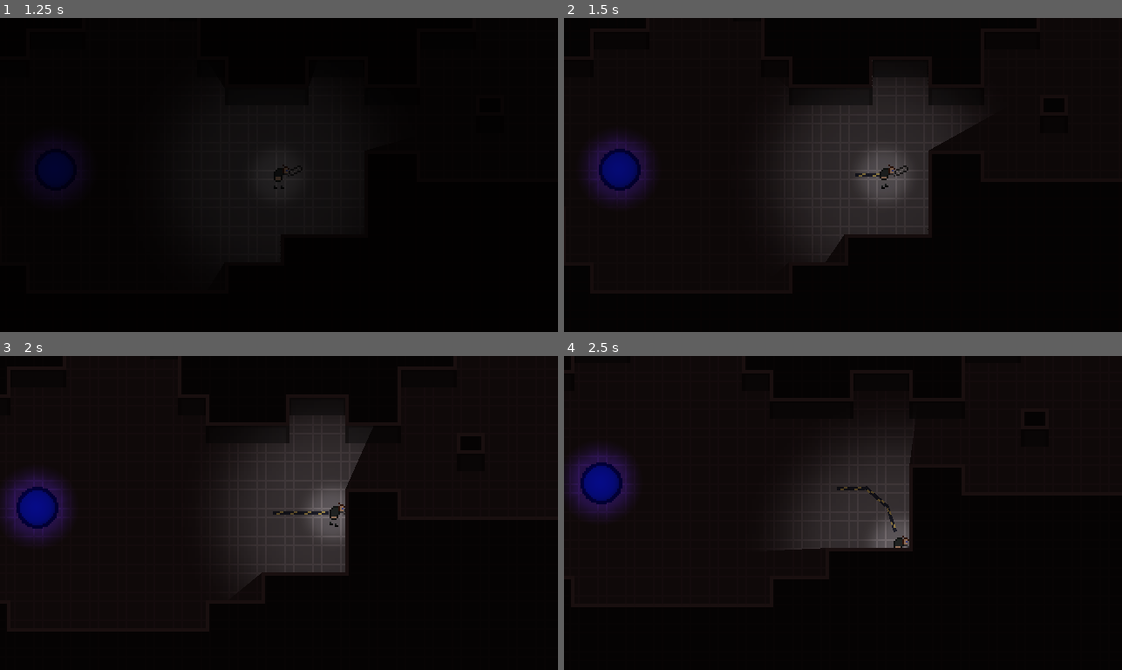
Above: before the commit, frames 1-4 (two rows, left to right).
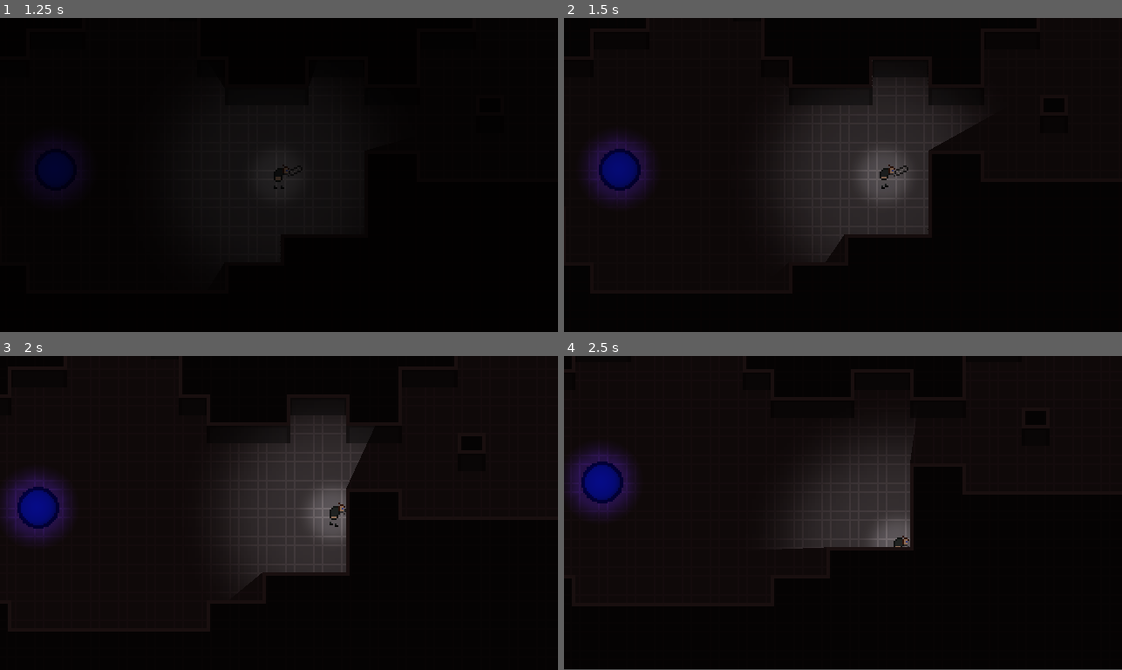
Above: after the commit, the same moments.

Repository: Evanaellio/ludumdare46
Game: Godot game, scene res://Game/Game.tscn
The game is run twice, just before and just after one commit, with the same random seed, the same clock (stepped at 60 frames per second) and the same inputs. The engine's default icon, where the game draws it, is replaced by a stand-in: a white triangle on a blue panel in a dark square.
Inputs:
- Up to frame 1 (1.25 s): click "New game" at 0.5 s
- Up to frame 2 (1.5 s): tap Enter at 1.25 s; hold D (Right) from 1.28 s (still down); tap E (Use) at 1.35 s
- Up to frame 3 (2 s): keep holding D (Right)
- Up to frame 4 (2.5 s): release D (Right) at 2.03 s; hold S (Down) from 2.03 s (still down); tap Space (Attack) at 2.1 s; tap E (Use) at 2.3 s

Frame 1 is identical in both runs. In frame 2, less than 0.1% of the frame differs, in the area x 52-57%, y 49-51%; in frame 3, 0.3%; in frame 4, 0.7%, in the area x 0-100%, y 32-100%.
Error in both runs: Trying to assign value of type 'AudioStreamPlayer2D' to a variable of type 'AudioStreamPlayer'. (res://Prefabs/player/Keyboard.gd:7)

Commit message:
Connexion cables entre tourelles et pc

Diff:
--- a/Prefabs/Cable/Cable.gd
+++ b/Prefabs/Cable/Cable.gd
@@ -38,7 +38,12 @@
 	position = origin
 	building = true
 
-func end_cable():
+func end_cable(end_target):
+	var segment = segment_prefab.instance()
+	var dist_vec = player.position - (position + pending_segment.position)
+	segment.set_position(pending_segment.position + dist_vec.normalized() * 16)
+	add_child(segment)
+	segment.look_at(end_target)
 	building = false
 
 func next_segment(new_position: Vector2):
--- a/Prefabs/player/Player.gd
+++ b/Prefabs/player/Player.gd
@@ -9,6 +9,8 @@
 
 var current_cable: Cable = null
 var cable_prefab = load("res://Prefabs/Cable/Cable.tscn")
+
+var in_range_items: Array
 
 # Called when the node enters the scene tree for the first time.
 func _ready():
@@ -33,13 +35,32 @@
 		animation.play("idle")
 
 	if Input.is_action_just_pressed("Use"):
-		if current_cable == null:
-			current_cable = cable_prefab.instance()
-			current_cable.start_cable(position)
-			get_parent().add_child(current_cable)
-		else:
-			current_cable.end_cable()
-			current_cable = null
+		useItem()
 
 func _physics_process(delta):
 	move_and_collide(dir * 2)
+
+func _on_UseRangeDetection_body_entered(body):
+	if body is tourelle or body is ordiMere:
+		in_range_items.push_back(body)
+
+func _on_UseRangeDetection_body_exited(body):
+	if body is tourelle or body is ordiMere:
+		var id = in_range_items.find(body)
+		if id > -1:
+			in_range_items.remove(id)
+
+func useItem():
+	if in_range_items.size() == 0:
+		pass
+
+	var target = in_range_items.front()
+
+	if target is tourelle and current_cable == null:
+			current_cable = cable_prefab.instance()
+			current_cable.start_cable(target.position)
+			get_parent().add_child(current_cable)
+
+	if target is ordiMere and current_cable != null:
+		current_cable.end_cable(target.position)
+		current_cable = null
--- a/Prefabs/player/Player.tscn
+++ b/Prefabs/player/Player.tscn
@@ -1,12 +1,14 @@
-[gd_scene load_steps=8 format=2]
+[gd_scene load_steps=9 format=2]
 
 [ext_resource path="res://Prefabs/player/Player.gd" type="Script" id=1]
 [ext_resource path="res://Prefabs/player/player.png" type="Texture" id=2]
 [ext_resource path="res://Prefabs/player/Keyboard.tscn" type="PackedScene" id=3]
 [ext_resource path="res://Assets/Images/spot.png" type="Texture" id=4]
 
-[sub_resource type="Animation" id=1]
-resource_name = "idle"
+[sub_resource type="CircleShape2D" id=1]
+radius = 18.8944
+
+[sub_resource type="Animation" id=2]
 tracks/0/type = "value"
 tracks/0/path = NodePath("HorizontalAxis/Sprite:frame")
 tracks/0/interp = 1
@@ -20,8 +22,7 @@
 "values": [ 0 ]
 }
 
-[sub_resource type="Animation" id=2]
-resource_name = "walk"
+[sub_resource type="Animation" id=3]
 length = 0.3
 loop = true
 tracks/0/type = "value"
@@ -37,20 +38,26 @@
 "values": [ 0, 3 ]
 }
 
-[sub_resource type="RectangleShape2D" id=3]
-extents = Vector2( 4.63737, 7.10605 )
+[sub_resource type="CapsuleShape2D" id=4]
+radius = 4.88221
+height = 3.69491
 
 [node name="Player" type="KinematicBody2D"]
 script = ExtResource( 1 )
 
+[node name="UseRangeDetection" type="Area2D" parent="."]
+
+[node name="CollisionShape2D" type="CollisionShape2D" parent="UseRangeDetection"]
+visible = false
+shape = SubResource( 1 )
+
 [node name="Animation" type="AnimationPlayer" parent="."]
-anims/idle = SubResource( 1 )
-anims/walk = SubResource( 2 )
+anims/idle = SubResource( 2 )
+anims/walk = SubResource( 3 )
 
 [node name="CollisionShape2D" type="CollisionShape2D" parent="."]
-visible = false
 position = Vector2( 1.53141, 0.969892 )
-shape = SubResource( 3 )
+shape = SubResource( 4 )
 
 [node name="Camera2D" type="Camera2D" parent="."]
 current = true
@@ -77,3 +84,5 @@
 texture_scale = 0.5
 energy = 0.5
 shadow_enabled = true
+[connection signal="body_entered" from="UseRangeDetection" to="." method="_on_UseRangeDetection_body_entered"]
+[connection signal="body_exited" from="UseRangeDetection" to="." method="_on_UseRangeDetection_body_exited"]
--- a/project.godot
+++ b/project.godot
@@ -168,7 +168,7 @@
 Use={
 "deadzone": 0.5,
 "events": [ Object(InputEventKey,"resource_local_to_scene":false,"resource_name":"","device":0,"alt":false,"shift":false,"control":false,"meta":false,"command":false,"pressed":false,"scancode":69,"unicode":0,"echo":false,"script":null)
-, Object(InputEventJoypadButton,"resource_local_to_scene":false,"resource_name":"","device":0,"button_index":3,"pressure":0.0,"pressed":false,"script":null)
+, Object(InputEventJoypadButton,"resource_local_to_scene":false,"resource_name":"","device":0,"button_index":2,"pressure":0.0,"pressed":false,"script":null)
  ]
 }
 
@@ -180,7 +180,6 @@
 [rendering]
 
 quality/driver/driver_name="GLES2"
-quality/2d/use_pixel_snap=true
 vram_compression/import_etc=true
 vram_compression/import_etc2=false
 environment/default_environment="res://default_env.tres"
